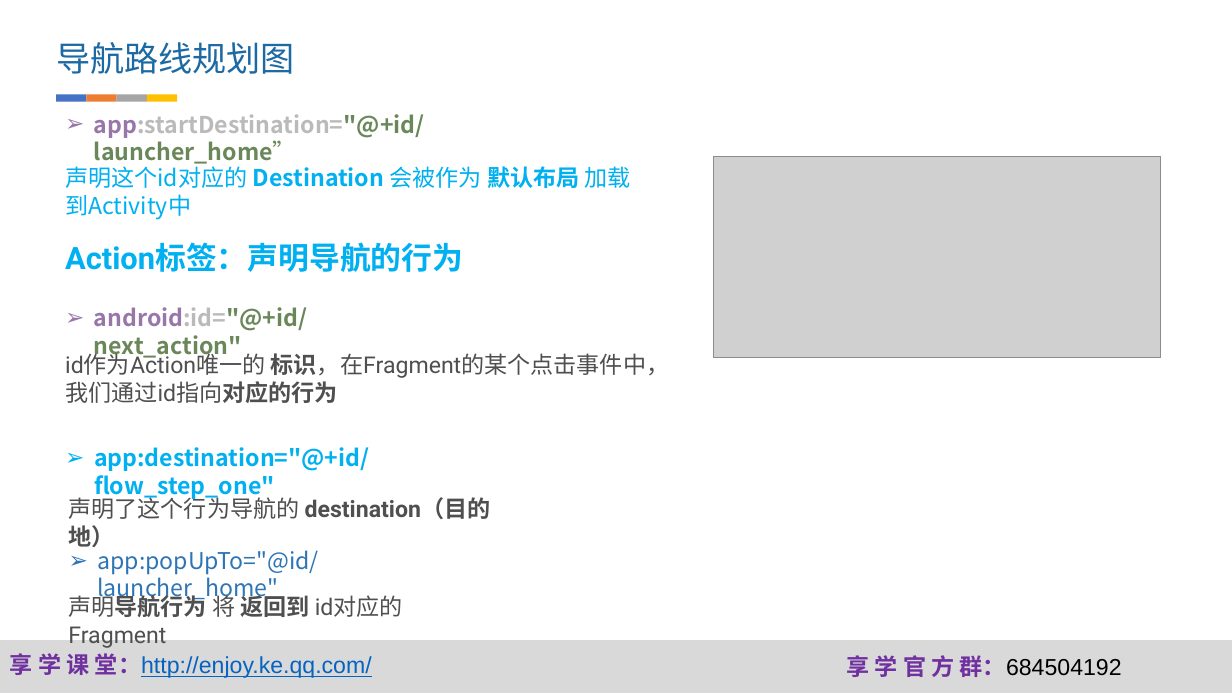
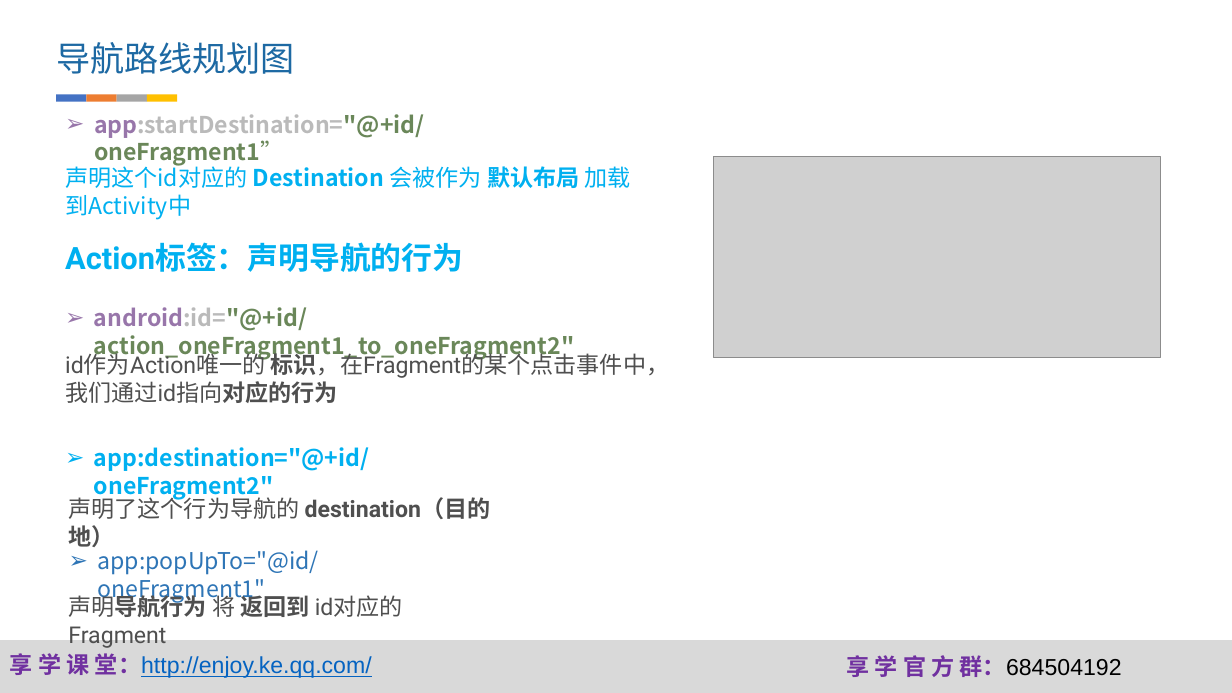
Before and after one commit to fanzhangvip/xiangxue, a slide deck: slide 11 of doc/ppt/Android jetpack实战.pptx. Drawn at 1232x693 pixels with LibreOffice and Linux fonts; fonts in the diff are those of the drawing; grey boxes stand for pictures; background and template pictures are left out. Boxes give left, top, right and bottom in pixels: in the first picture for what was removed or moved away, otherwise in the second. Text is boxed around its words. In the diff, an @@ line names an element or a change of style, - is before the commit and + after.

Commit message:
fragmentbug

```diff
--- a/doc/ppt/Android jetpack实战.pptx
+++ b/doc/ppt/Android jetpack实战.pptx
@@ text at [94, 114, 425, 166]: text changed @@
-➢ app:startDestination="@+id/launcher_home”
+➢ app:startDestination="@+id/oneFragment1”
@@ text at [94, 307, 574, 360]: text changed @@
-➢ android:id="@+id/next_action"
+➢ android:id="@+id/action_oneFragment1_to_oneFragment2"
@@ text at [94, 447, 369, 499]: text changed @@
-➢ app:destination="@+id/flow_step_one"
+➢ app:destination="@+id/oneFragment2"
@@ text at [97, 550, 319, 602]: text changed @@
-➢ app:popUpTo="@id/launcher_home"
+➢ app:popUpTo="@id/oneFragment1"
```
Also in this commit, not shown: 5 other slides changed, 35 other files.
